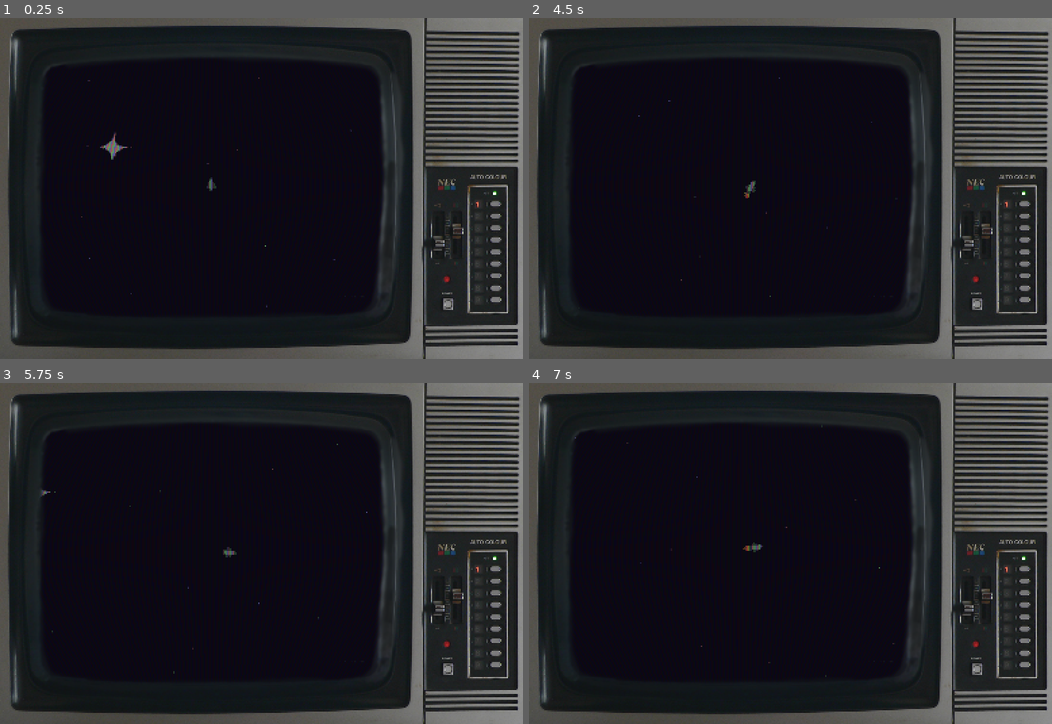
Above: before the commit, frames 1-4 (two rows, left to right).
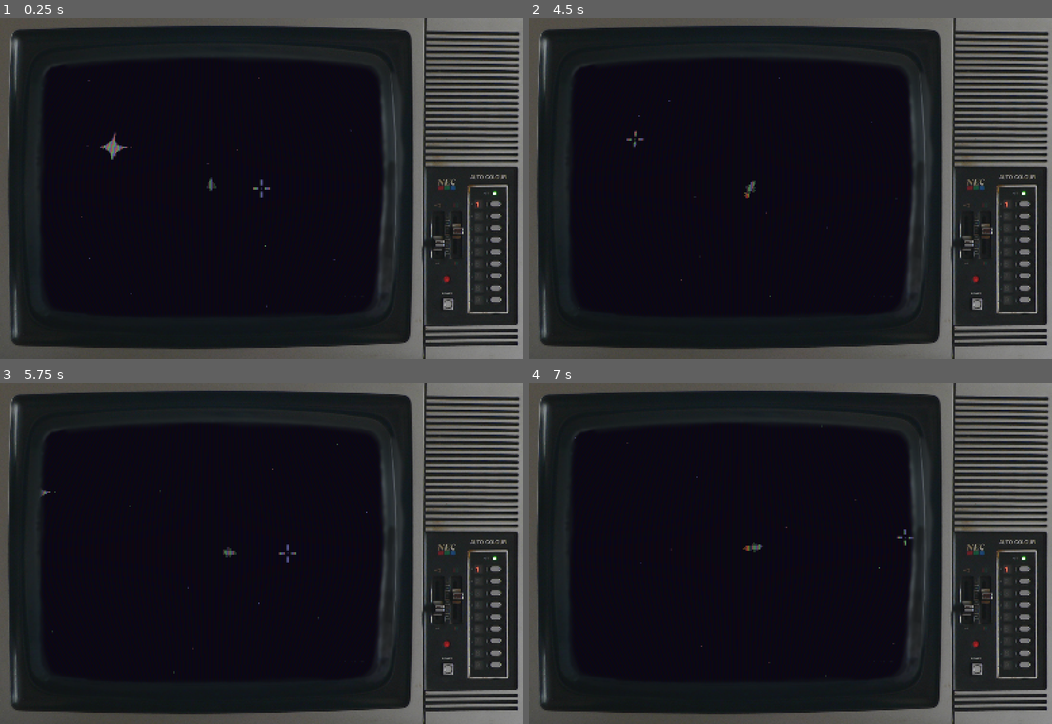
Above: after the commit, the same moments.

Repository: RedNinja17/8bitgamejam2026
Game: Godot game, scene res://scenes/game.tscn
The game is run twice, just before and just after one commit, with the same random seed, the same clock (stepped at 60 frames per second) and the same inputs.
Inputs (mouse positions are in pixels of both pictures, inside the frame that each line leads up to):
- Up to frame 1 (0.25 s): no input
- Up to frame 2 (4.5 s): tap Enter at 0.5 s; move the mouse to (905, 171) at 0.52 s; click (905, 171) at 0.67 s; move the mouse to (685, 205) at 1.27 s; click (685, 205) at 1.42 s; move the mouse to (842, 113) at 2.02 s; click (842, 113) at 2.17 s; move the mouse to (764, 256) at 2.77 s; click (764, 256) at 2.92 s; move the mouse to (947, 239) at 3.52 s; click (947, 239) at 3.67 s; move the mouse to (633, 137) at 4.27 s; click (633, 137) at 4.42 s
- Up to frame 3 (5.75 s): move the mouse to (287, 553) at 5.02 s; click (287, 553) at 5.17 s
- Up to frame 4 (7 s): move the mouse to (712, 468) at 5.77 s; click (712, 468) at 5.92 s; move the mouse to (905, 536) at 6.52 s; click (905, 536) at 6.67 s

The runs differ from the first frame. In frame 1, less than 0.1% of the frame differs, in the area x 48-52%, y 47-53%; in frame 2, less than 0.1%; in frame 3, less than 0.1%; in frame 4, less than 0.1%.

Commit message:
added custom crt-affected cursor

Diff:
--- a/space-game/project.godot
+++ b/space-game/project.godot
@@ -23,6 +23,7 @@
 [autoload]
 
 GlobalMusic="*uid://b1tew1ntmexx8"
+Cursor="*uid://dy8rvlhuvr4tc"
 
 [display]
 
--- a/space-game/scenes/game.tscn
+++ b/space-game/scenes/game.tscn
@@ -6,6 +6,7 @@
 [ext_resource type="Texture2D" uid="uid://mutkan8sqshn" path="res://assets/sprites/background.png" id="3_lnu2h"]
 [ext_resource type="Shader" uid="uid://com71x5sm4c16" path="res://assets/vfx/crt.gdshader" id="4_lbhrr"]
 [ext_resource type="Texture2D" uid="uid://bmc3cvxyypggw" path="res://assets/sprites/tv.png" id="6_p57ef"]
+[ext_resource type="Script" uid="uid://bjpll2g41xqo7" path="res://scripts/software_cursor.gd" id="6_u5sy4"]
 
 [sub_resource type="ShaderMaterial" id="ShaderMaterial_lbhrr"]
 shader = ExtResource("4_lbhrr")
@@ -54,6 +55,9 @@
 process_callback = 0
 position_smoothing_enabled = true
 
+[node name="SoftwareCursor" type="Node2D" parent="SubViewportContainer/SubViewport" unique_id=1401235482]
+script = ExtResource("6_u5sy4")
+
 [node name="Sprite2D" type="Sprite2D" parent="." unique_id=520134413]
 texture_filter = 6
 texture = ExtResource("6_p57ef")
--- /dev/null
+++ b/space-game/scripts/software_cursor.gd
@@ -0,0 +1,14 @@
+extends Node2D
+
+var cursor: Sprite2D
+
+func _ready() -> void:
+	Input.mouse_mode = Input.MOUSE_MODE_HIDDEN
+	cursor = Sprite2D.new()
+	cursor.texture = load("res://assets/sprites/crosshair_noring_48.png")
+	cursor.scale = Vector2(0.6, 0.6)
+	cursor.z_index = 4096
+	add_child(cursor)
+
+func _process(_delta: float) -> void:
+	cursor.global_position = get_global_mouse_position()
Binary file added: space-game/assets/sprites/crosshair_noring_48.png
Not shown, added: space-game/assets/sprites/crosshair_noring_48.png.import
Not shown, added: space-game/scripts/software_cursor.gd.uid
